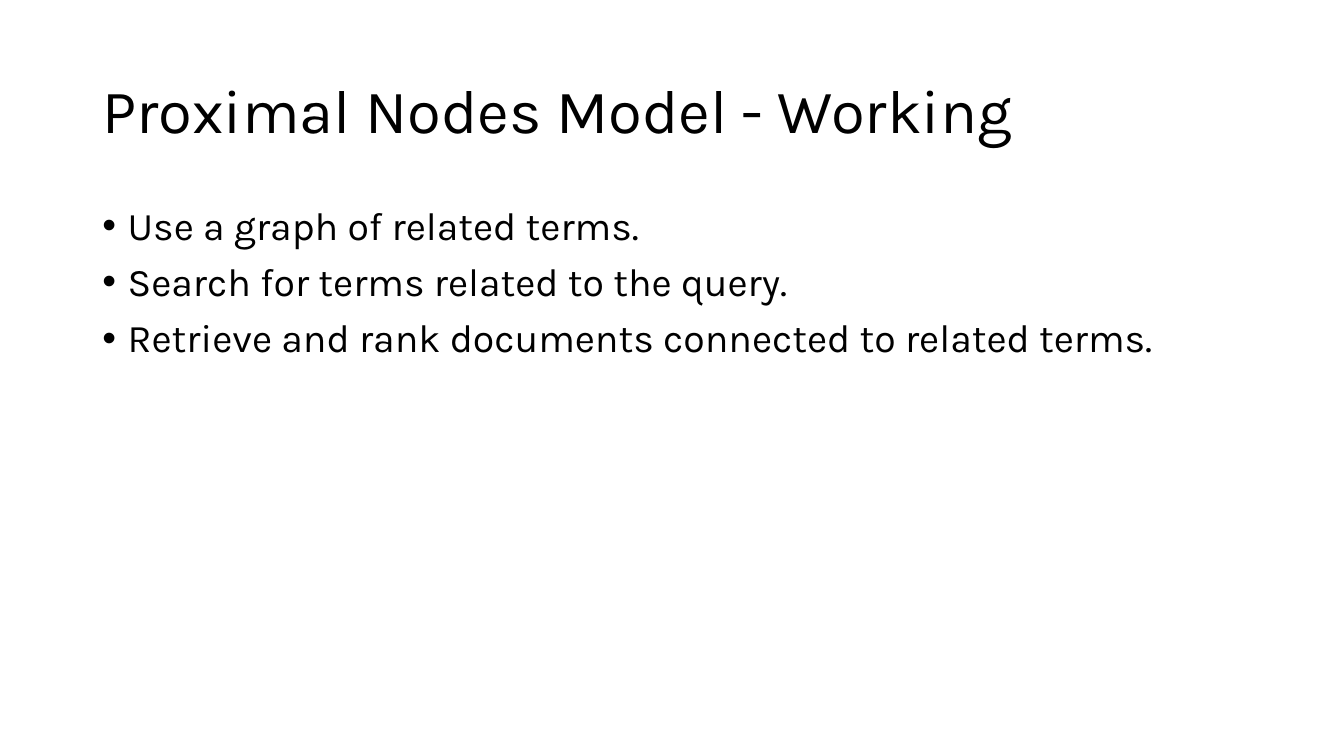
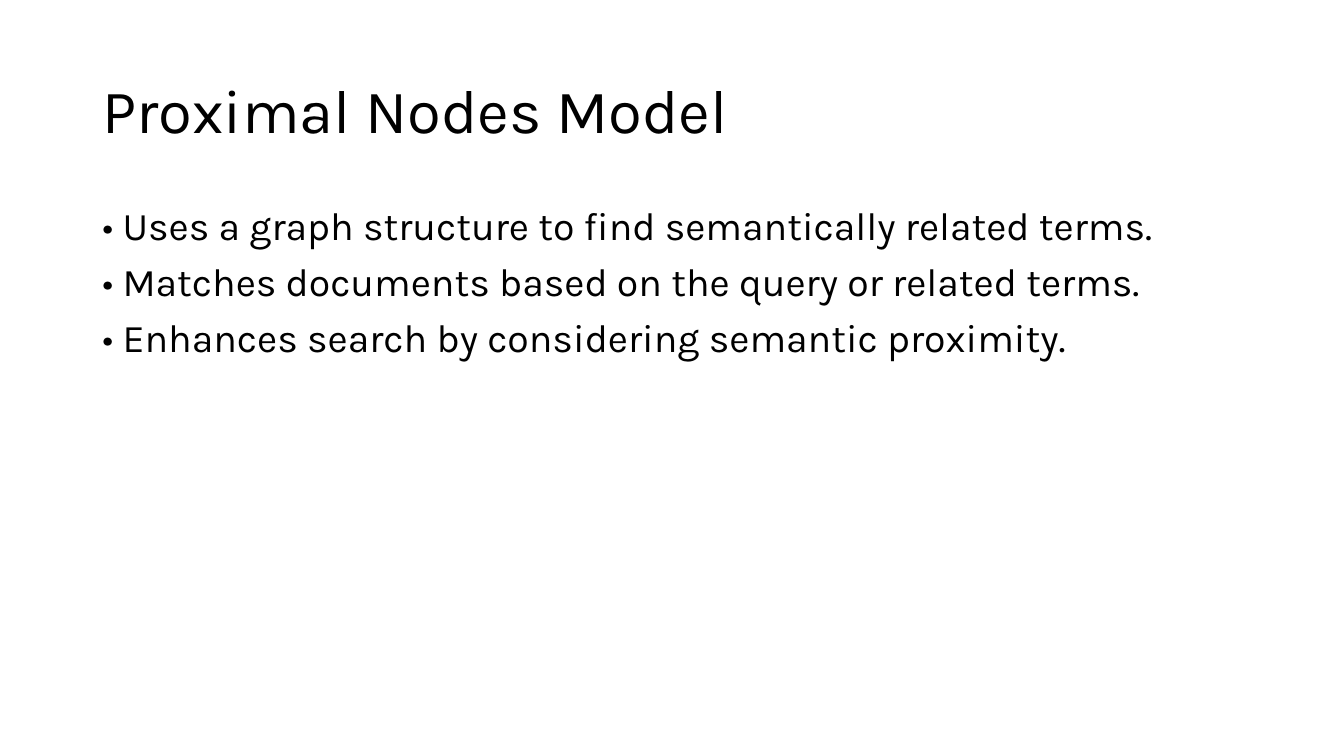
Before and after one commit to AbdulMateenzwl/Information-Retrieval, a slide deck: slide 7 of Assignment 3/Report.pptx (slide 11 before the commit). Drawn at 1344x756 pixels with LibreOffice and Linux fonts; fonts in the diff are those of the drawing. Boxes give left, top, right and bottom in pixels: in the first picture for what was removed or moved away, otherwise in the second. Text is boxed around its words. In the diff, an @@ line names an element or a change of style, - is before the commit and + after.

```diff
--- a/Assignment 3/Report.pptx
+++ b/Assignment 3/Report.pptx
@@ title at (x1=102, y1=90, x2=727, y2=134): text changed @@
-Proximal Nodes Model - Working
+Proximal Nodes Model
@@ text at (x1=123, y1=213, x2=1152, y2=362): text changed @@
-• Use a graph of related terms.
-• Search for terms related to the query.
-• Retrieve and rank documents connected to related terms.
+• Uses a graph structure to find semantically related terms.
+• Matches documents based on the query or related terms.
+• Enhances search by considering semantic proximity.
```
Also in this commit, not shown: 10 other slides changed, 2 slides added, 4 slides removed, 33 other files.
